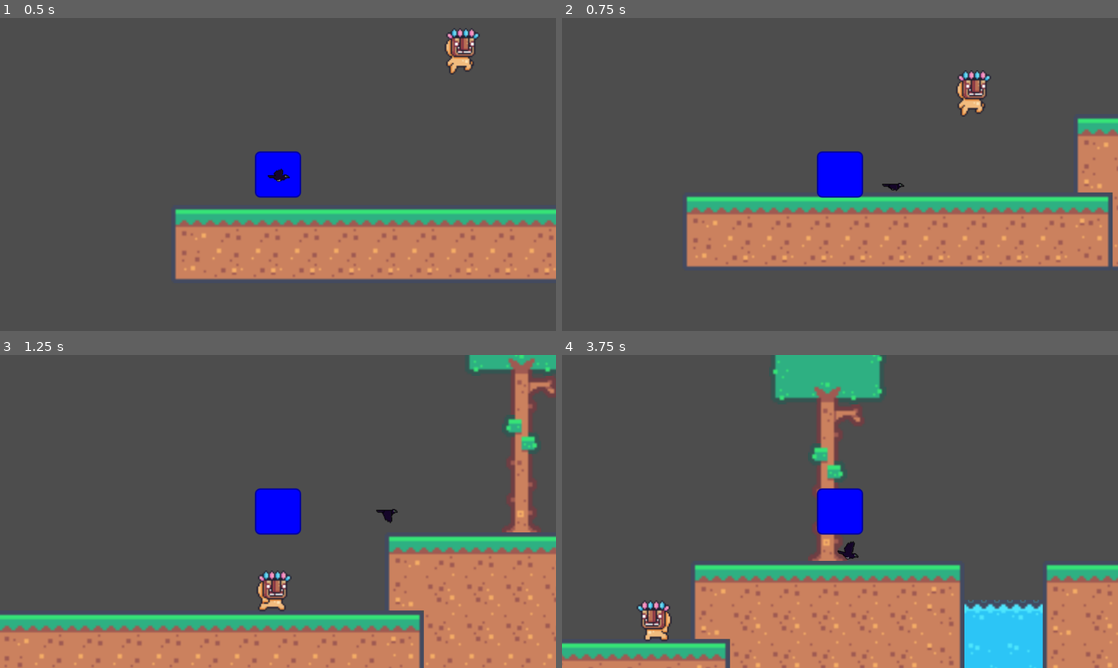
Above: before the commit, frames 1-4 (two rows, left to right).
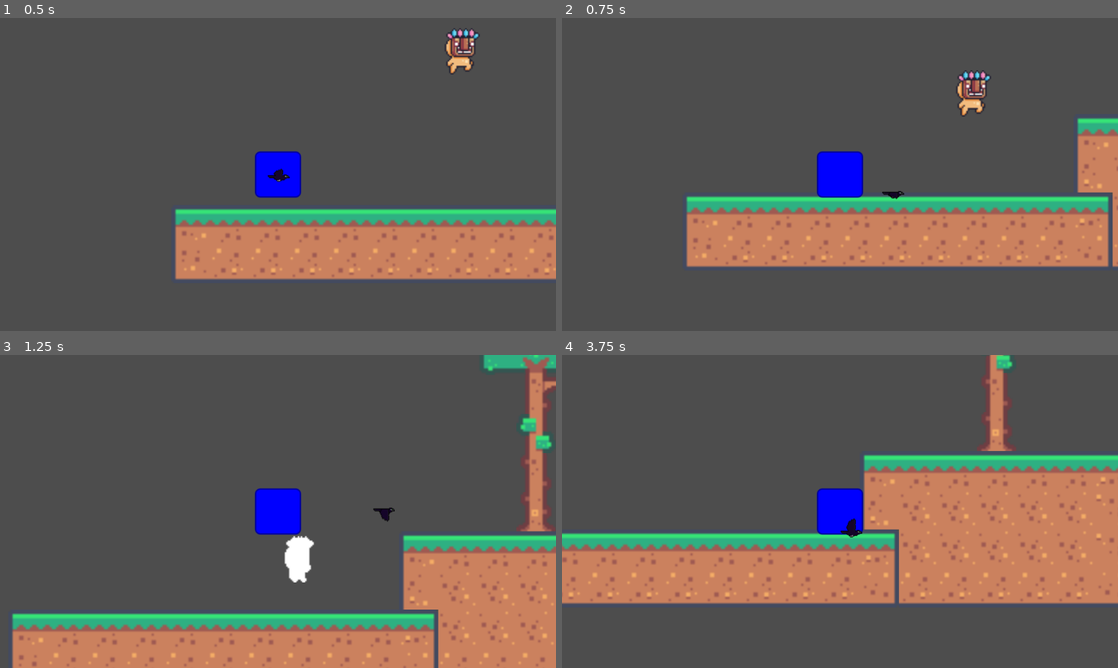
Above: after the commit, the same moments.

Repository: collectioncard/cmpm-170-prototype-3
Game: Godot game, scene res://scenes/main.tscn
Same seed, same stepped clock (60 frames per second), same inputs: the game is played once before the commit and once after it. The engine's default icon, where the game draws it, is replaced by a stand-in: a white triangle on a blue panel in a dark square.
Inputs (mouse positions are in pixels of both pictures, inside the frame that each line leads up to):
- Up to frame 1 (0.5 s): no input
- Up to frame 2 (0.75 s): move the mouse to (962, 158) at 0.52 s; hold Right (ui_right) from 0.53 s (still down); click (962, 158) at 0.67 s
- Up to frame 3 (1.25 s): keep holding Right (ui_right); tap Up (ui_up) at 0.77 s
- Up to frame 4 (3.75 s): move the mouse to (728, 527) at 1.27 s; tap Up (ui_up) at 1.52, 3.02 s; move the mouse to (895, 442) at 2.02 s; release Right (ui_right) at 2.03 s; hold Left (ui_left) 2.03-2.78 s; move the mouse to (812, 574) at 2.77 s; hold Right (ui_right) from 2.78 s (still down); click (812, 574) at 2.92 s; move the mouse to (1006, 558) at 3.52 s

Frame 1 is identical in both runs. In frame 2, 0.1% of the frame differs, in the area x 57-62%, y 52-58%; in frame 3, 10%; in frame 4, 54%, in the area x 0-100%, y 0-100%.

Commit message:
finish mask dude

Diff:
--- a/prototype-4--bird-game/scenes/bird.tscn
+++ b/prototype-4--bird-game/scenes/bird.tscn
@@ -6,8 +6,11 @@
 [ext_resource type="Texture2D" uid="uid://j0lqnpuebhyb" path="res://assets/bird/crowUp2.png" id="3_nulvi"]
 [ext_resource type="Texture2D" uid="uid://dsmuyav3t8vtl" path="res://assets/bird/crowUp.png" id="4_2en6y"]
 
+[sub_resource type="CircleShape2D" id="CircleShape2D_vstqn"]
+radius = 18.0
+
 [sub_resource type="CircleShape2D" id="CircleShape2D_xxbex"]
-radius = 16.0312
+radius = 5.0
 
 [sub_resource type="SpriteFrames" id="SpriteFrames_gjskf"]
 animations = [{
@@ -41,6 +44,11 @@
 collision_layer = 0
 script = ExtResource("1_8lvdb")
 
+[node name="attack_area" type="Area2D" parent="."]
+
+[node name="CollisionShape2D" type="CollisionShape2D" parent="attack_area"]
+shape = SubResource("CircleShape2D_vstqn")
+
 [node name="CollisionShape2D" type="CollisionShape2D" parent="."]
 shape = SubResource("CircleShape2D_xxbex")
 
@@ -48,3 +56,6 @@
 sprite_frames = SubResource("SpriteFrames_gjskf")
 animation = &"attacking"
 autoplay = "fly"
+
+[connection signal="body_entered" from="attack_area" to="." method="_on_attack_area_body_entered"]
+[connection signal="animation_finished" from="AnimatedSprite2D" to="." method="_on_animated_sprite_2d_animation_finished"]
--- a/prototype-4--bird-game/scenes/mask_dude.tscn
+++ b/prototype-4--bird-game/scenes/mask_dude.tscn
@@ -1,14 +1,43 @@
-[gd_scene load_steps=31 format=3 uid="uid://dq1mgc1o3lwfv"]
+[gd_scene load_steps=39 format=3 uid="uid://dq1mgc1o3lwfv"]
 
 [ext_resource type="Texture2D" uid="uid://chf31i4dp68lq" path="res://assets/mask_dude/idle.png" id="1_00byc"]
 [ext_resource type="Script" path="res://scripts/mask_dude.gd" id="1_e4mc5"]
 [ext_resource type="Texture2D" uid="uid://bqq01ivccwdhr" path="res://assets/mask_dude/fall.png" id="2_pjdyc"]
 [ext_resource type="Texture2D" uid="uid://cxpci5xocfprc" path="res://assets/mask_dude/jump.png" id="3_3byh5"]
+[ext_resource type="Texture2D" uid="uid://dxc8idr4yl5ug" path="res://assets/mask_dude/hit.png" id="3_cbgg6"]
 [ext_resource type="Texture2D" uid="uid://cfjunbcj8b4oe" path="res://assets/mask_dude/run.png" id="3_owc05"]
 
 [sub_resource type="CircleShape2D" id="CircleShape2D_rrr84"]
 radius = 59.0085
 
+[sub_resource type="AtlasTexture" id="AtlasTexture_b2ma4"]
+atlas = ExtResource("3_cbgg6")
+region = Rect2(0, 0, 32, 32)
+
+[sub_resource type="AtlasTexture" id="AtlasTexture_k6ppm"]
+atlas = ExtResource("3_cbgg6")
+region = Rect2(32, 0, 32, 32)
+
+[sub_resource type="AtlasTexture" id="AtlasTexture_l7xiu"]
+atlas = ExtResource("3_cbgg6")
+region = Rect2(64, 0, 32, 32)
+
+[sub_resource type="AtlasTexture" id="AtlasTexture_kf3kn"]
+atlas = ExtResource("3_cbgg6")
+region = Rect2(96, 0, 32, 32)
+
+[sub_resource type="AtlasTexture" id="AtlasTexture_a7dys"]
+atlas = ExtResource("3_cbgg6")
+region = Rect2(128, 0, 32, 32)
+
+[sub_resource type="AtlasTexture" id="AtlasTexture_otxp3"]
+atlas = ExtResource("3_cbgg6")
+region = Rect2(160, 0, 32, 32)
+
+[sub_resource type="AtlasTexture" id="AtlasTexture_rwnws"]
+atlas = ExtResource("3_cbgg6")
+region = Rect2(192, 0, 32, 32)
+
 [sub_resource type="AtlasTexture" id="AtlasTexture_ndq7l"]
 atlas = ExtResource("1_00byc")
 region = Rect2(0, 0, 32, 32)
@@ -109,6 +138,32 @@
 }],
 "loop": true,
 "name": &"fall",
+"speed": 5.0
+}, {
+"frames": [{
+"duration": 1.0,
+"texture": SubResource("AtlasTexture_b2ma4")
+}, {
+"duration": 1.0,
+"texture": SubResource("AtlasTexture_k6ppm")
+}, {
+"duration": 1.0,
+"texture": SubResource("AtlasTexture_l7xiu")
+}, {
+"duration": 1.0,
+"texture": SubResource("AtlasTexture_kf3kn")
+}, {
+"duration": 1.0,
+"texture": SubResource("AtlasTexture_a7dys")
+}, {
+"duration": 1.0,
+"texture": SubResource("AtlasTexture_otxp3")
+}, {
+"duration": 1.0,
+"texture": SubResource("AtlasTexture_rwnws")
+}],
+"loop": true,
+"name": &"hit",
 "speed": 5.0
 }, {
 "frames": [{
@@ -208,5 +263,11 @@
 [node name="AnimatedSprite2D" type="AnimatedSprite2D" parent="."]
 scale = Vector2(4, 4)
 sprite_frames = SubResource("SpriteFrames_b7dvc")
-animation = &"fall"
+animation = &"hit"
 autoplay = "run"
+
+[node name="despawn_timer" type="Timer" parent="."]
+wait_time = 2.0
+
+[connection signal="animation_finished" from="AnimatedSprite2D" to="." method="_on_animated_sprite_2d_animation_finished"]
+[connection signal="timeout" from="despawn_timer" to="." method="_on_despawn_timer_timeout"]
--- a/prototype-4--bird-game/scripts/bird.gd
+++ b/prototype-4--bird-game/scripts/bird.gd
@@ -14,6 +14,7 @@
 var attacking_cooldown_time = -1
 var attacking_start_time: float = 0.0
 
+
 func attack_flying():
 	anims.play("attacking");
 	var direction = Vector2(attack_dir, 1).normalized()
@@ -25,7 +26,7 @@
 	anims.play("fly");
 	var mouse_position = get_global_mouse_position()
 
-	var player_position = get_parent().position + Vector2.UP * 50;  # TODO: Player POS CHANGE
+	var player_position = get_parent().position + Vector2.UP * 50;
 
 
 	var target_position : Vector2  # where the bird is flying toward
@@ -71,3 +72,8 @@
 			attacking = true
 			attack_dir = sign(get_global_mouse_position().x - global_position.x )
 			attacking_start_time = Time.get_ticks_msec()
+
+
+func _on_attack_area_body_entered(body: Node2D) -> void:
+	if body.name == 'MaskDude':
+		body.destroy()
--- a/prototype-4--bird-game/scripts/enemy.gd
+++ b/prototype-4--bird-game/scripts/enemy.gd
@@ -26,7 +26,6 @@
 	new_bullet.dir = direction_to_player
 
 func _physics_process(delta: float) -> void:
-	# print_debug(position)  # HACK
 	timer += delta;
 	if timer >= cooldown:
 		shoot();
@@ -42,6 +41,5 @@
 
 
 func _on_dir_checker_body_entered(_body: Node2D) -> void:
-	# print_debug("COLLIDE");  # HACK
 	direction *= -1
 	velocity.x = SPEED * direction;
--- a/prototype-4--bird-game/scripts/mask_dude.gd
+++ b/prototype-4--bird-game/scripts/mask_dude.gd
@@ -1,4 +1,4 @@
-extends CharacterBody2D
+class_name MaskDude extends CharacterBody2D
 
 
 const SPEED = 300.0
@@ -9,8 +9,10 @@
 
 @onready var player: CharacterBody2D = get_node('../Player')
 @onready var animated_sprite: AnimatedSprite2D = get_node('AnimatedSprite2D')
+@onready var despawn_timer: Timer = get_node('despawn_timer')
 @onready var start_position: Vector2 = position
 @onready var wander_to_right := true
+@onready var is_dead := false
 
 
 func _ready() -> void:
@@ -18,6 +20,9 @@
 
 
 func _physics_process(delta: float) -> void:
+	if is_dead:
+		return
+
 	# Add the gravity.
 	if not is_on_floor():
 		velocity += get_gravity() * delta
@@ -43,14 +48,6 @@
 	else:
 		animated_sprite.play('jump')
 
-	# detect kill by bird
-	for i in range(get_slide_collision_count()):
-		var collision = get_slide_collision(i)
-		print(collision.get_collider().name)  # HACK
-		if collision.get_collider().name == "bird":
-			print("Collision with bird detected.")  # HACK
-			# add logic for what happens when colliding with bird
-
 
 func wander_around():
 	if abs(position.x - start_position.x) >= wander_radius:
@@ -64,3 +61,14 @@
 
 func approach_player():
 	velocity.x = SPEED * (1 if player.position.x > position.x else -1)
+
+
+func destroy():
+	is_dead = true
+	animated_sprite.play('hit')
+
+	despawn_timer.start()  # start the timer
+
+
+func _on_despawn_timer_timeout() -> void:
+	queue_free()
Binary file added: prototype-4--bird-game/assets/mask_dude/hit.png
Not shown, added: prototype-4--bird-game/assets/mask_dude/hit.png.import
Not shown: 1 places in prototype-4--bird-game/scenes/bird.tscn that only renumber resources
